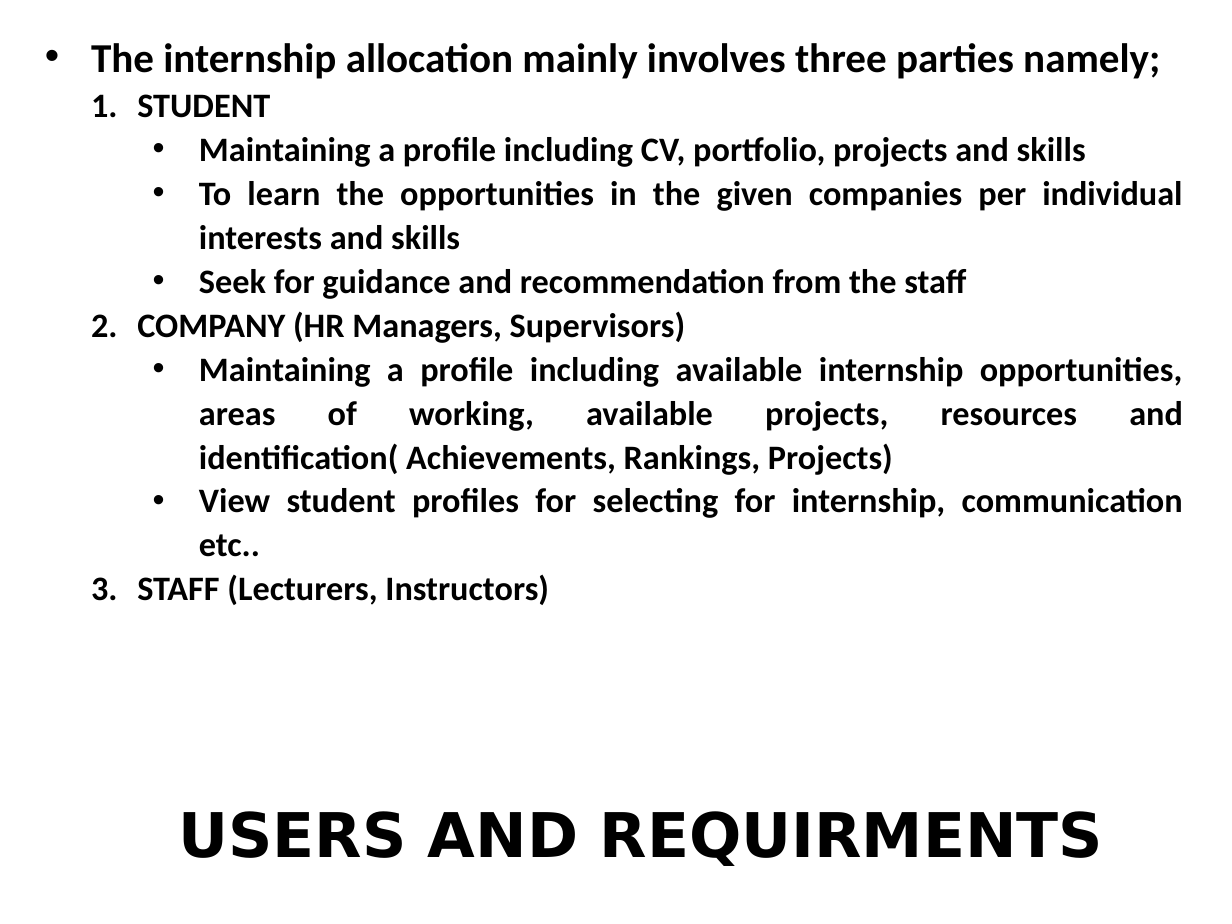
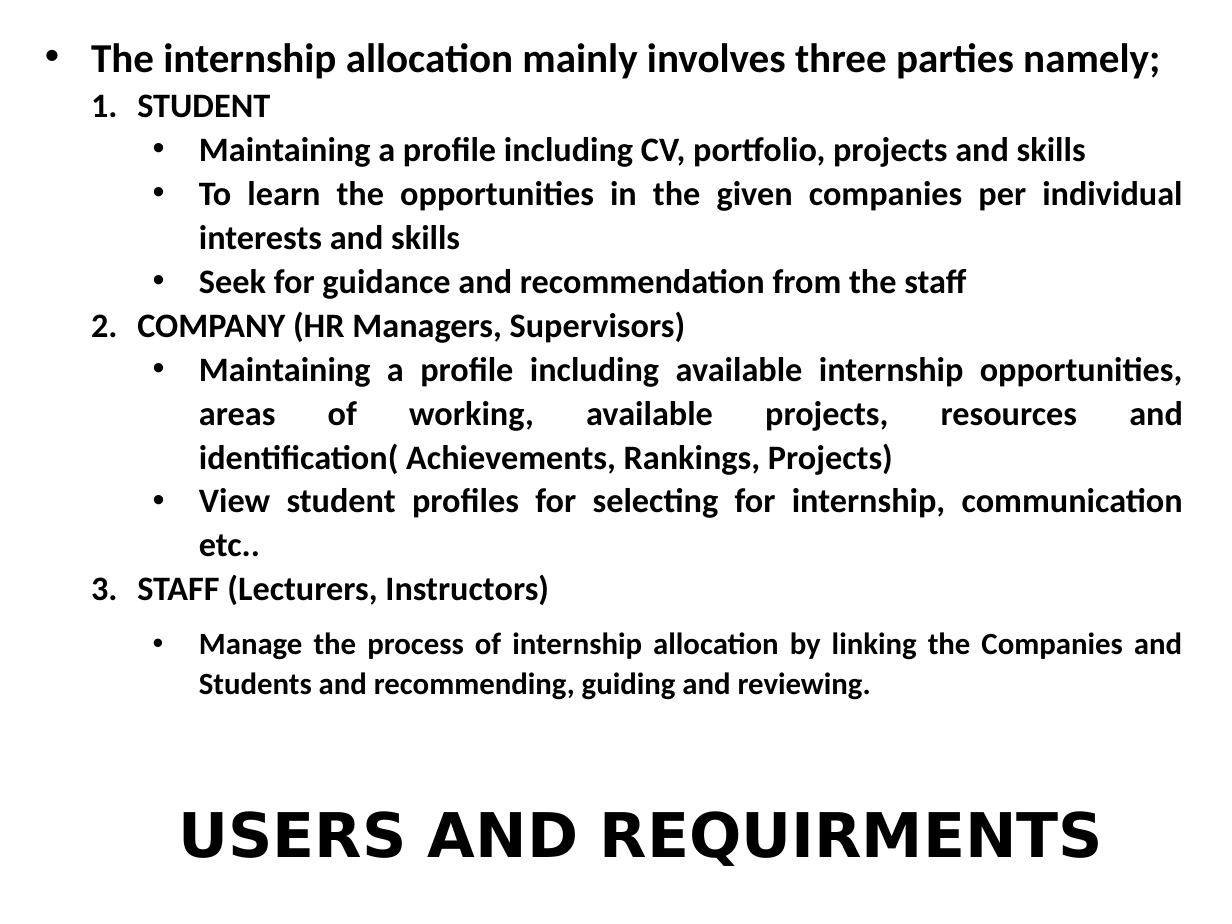
Before and after one commit to ishanfdo18098/CO226-Database-Project, a slide deck: slide 3 of Presentation/presentation.pptx. Drawn at 1232x924 pixels with LibreOffice and Linux fonts; fonts in the diff are those of the drawing; background and template pictures are left out. Boxes give left, top, right and bottom in pixels: in the first picture for what was removed or moved away, otherwise in the second. Text is boxed around its words. In the diff, an @@ line names an element or a change of style, - is before the commit and + after.

Commit message:
modified3 presentation

```diff
--- a/Presentation/presentation.pptx
+++ b/Presentation/presentation.pptx
@@ text at (199,632,1182,700): paragraph added @@
+    • Manage the process of internship allocation by linking the Companies and Students and recommending, guiding and reviewing.
```
